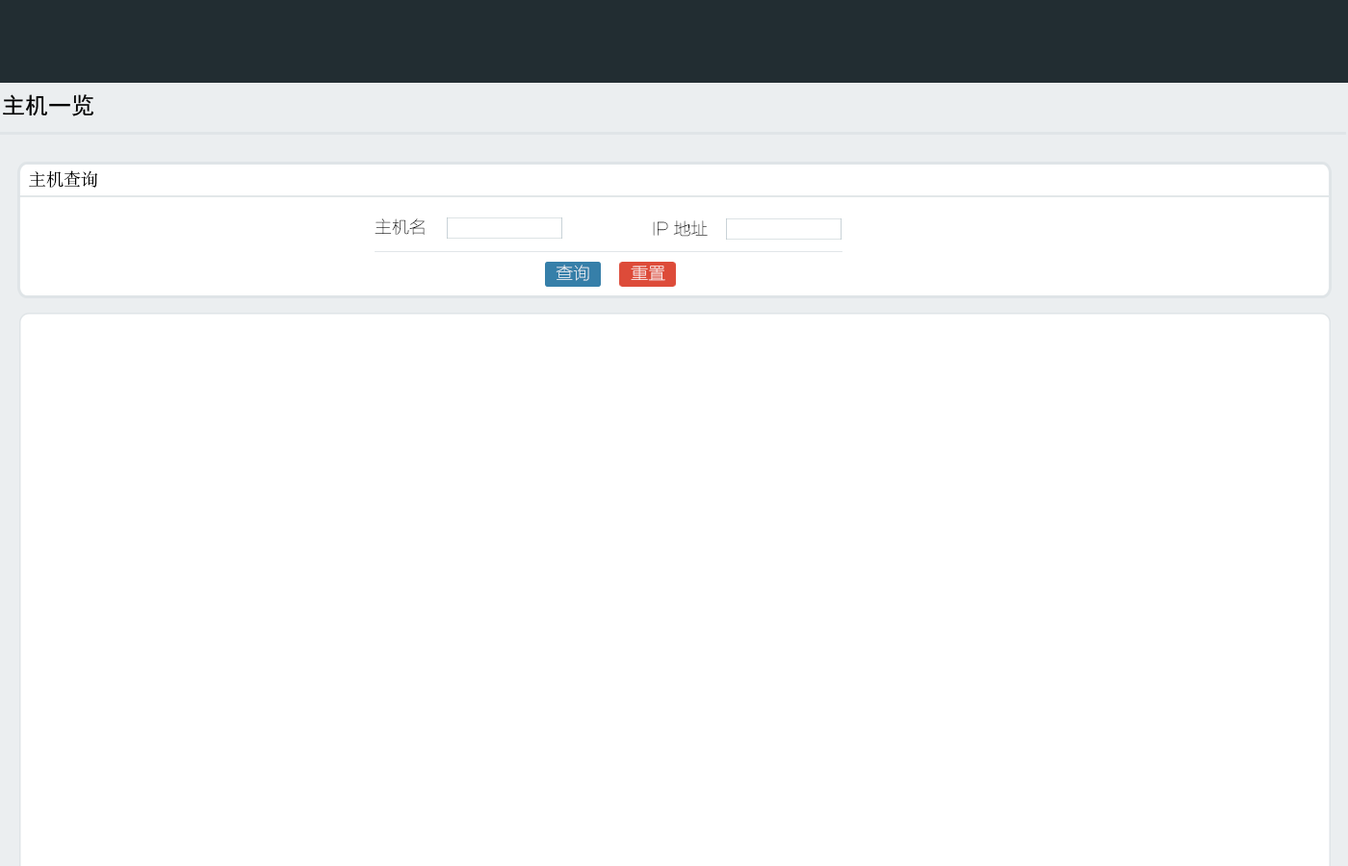
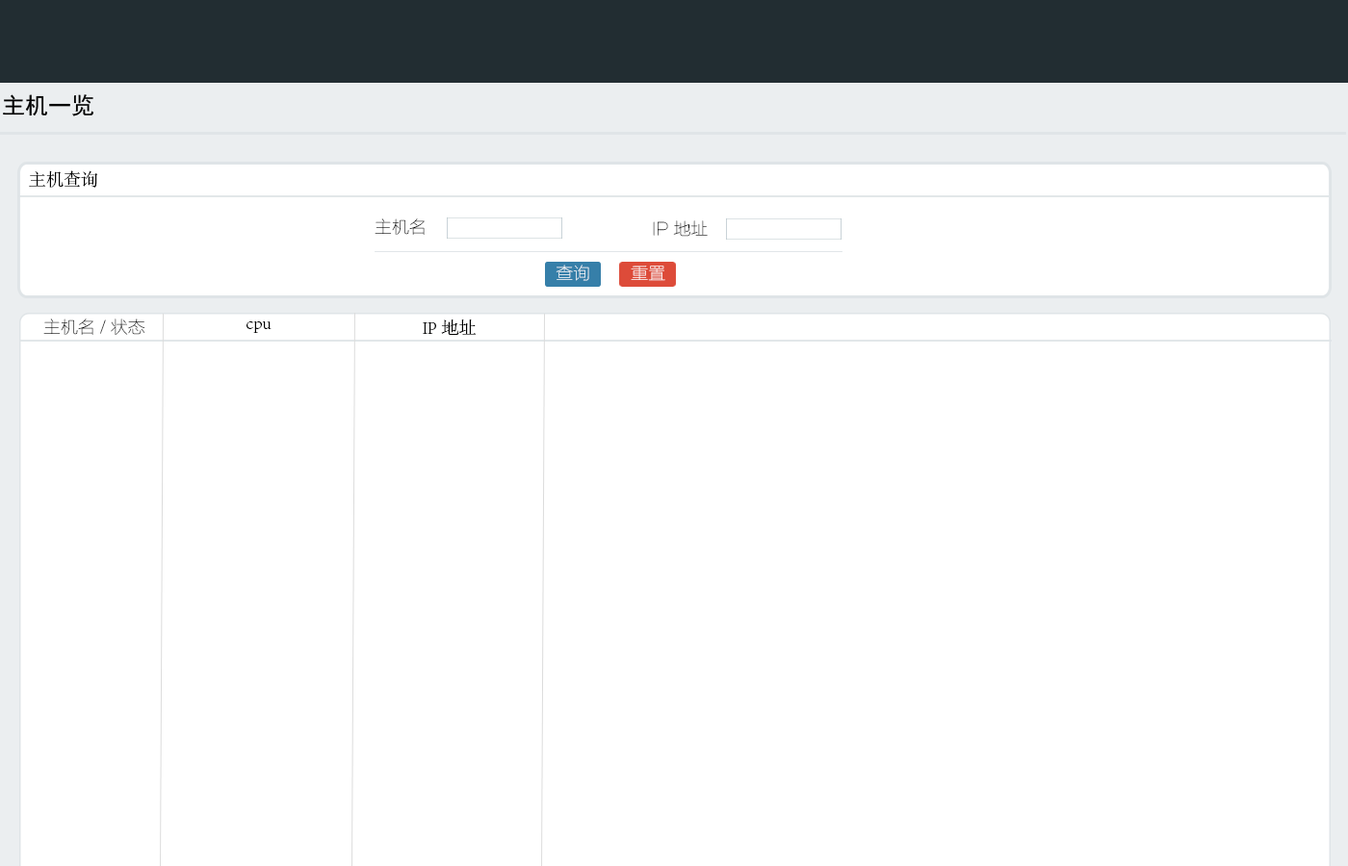
Before/after of a 1348×866 layered artwork. What changed in the layer stack:
added layer "IP地址" (1st of 2) above "竖线3" over [422, 319, 477, 336]
added layer "竖线3" above "竖线2" over [541, 313, 545, 866]
added layer "竖线2" above "竖线1" over [351, 312, 356, 866]
added layer "竖线1" above "cpu" over [159, 313, 164, 866]
added layer "cpu" above "主机名/状态" over [246, 321, 272, 334]
added layer "主机名/状态" above "横线4" over [43, 318, 146, 336]
added layer "横线4" above "圆角矩形 6" over [20, 339, 1332, 342]
